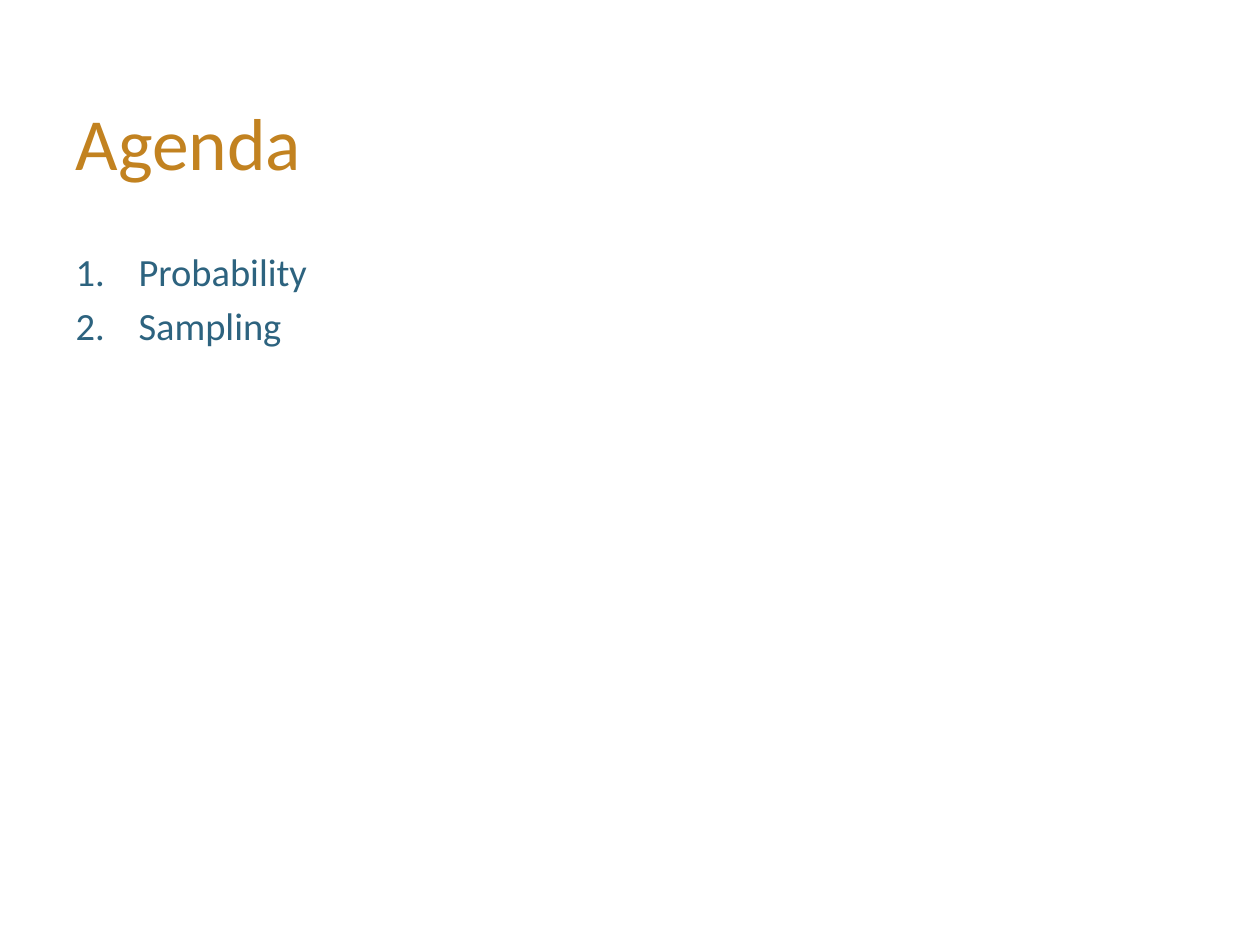
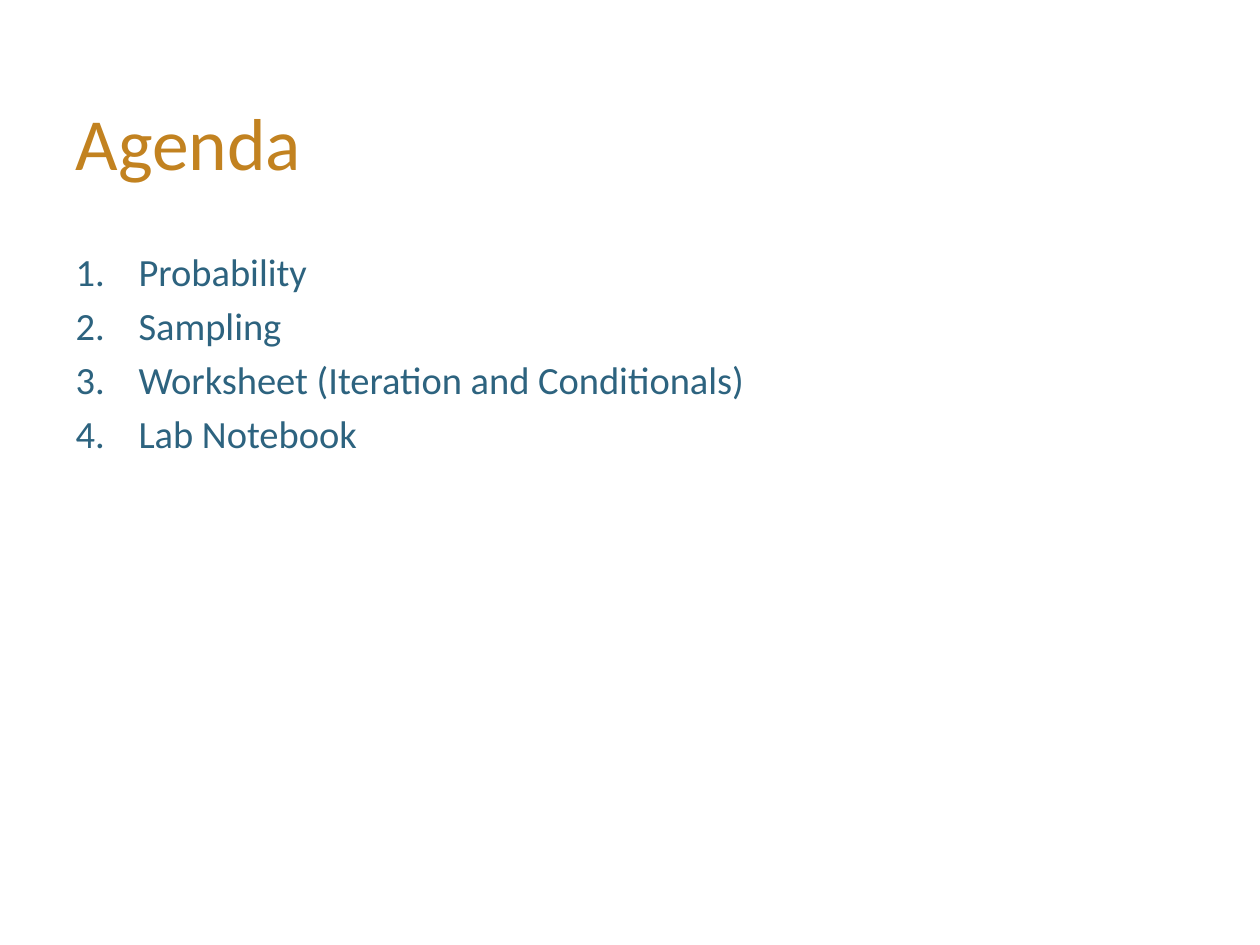
Before and after one commit to hLuo27/teaching, a slide deck: slide 2 of data8/slides/lab5.pptx. Drawn at 1260x945 pixels with LibreOffice and Linux fonts; fonts in the diff are those of the drawing; background and template pictures are left out. Boxes give left, top, right and bottom in pixels: in the first picture for what was removed or moved away, otherwise in the second. Text is boxed around its words. In the diff, an @@ line names an element or a change of style, - is before the commit and + after.

```diff
--- a/data8/slides/lab5.pptx
+++ b/data8/slides/lab5.pptx
@@ text at [139,366,744,449]: paragraphs added @@
+3. Worksheet (Iteration and Conditionals)
+4. Lab Notebook
```
Also in this commit, not shown: 2 other slides changed, 2 other files.
